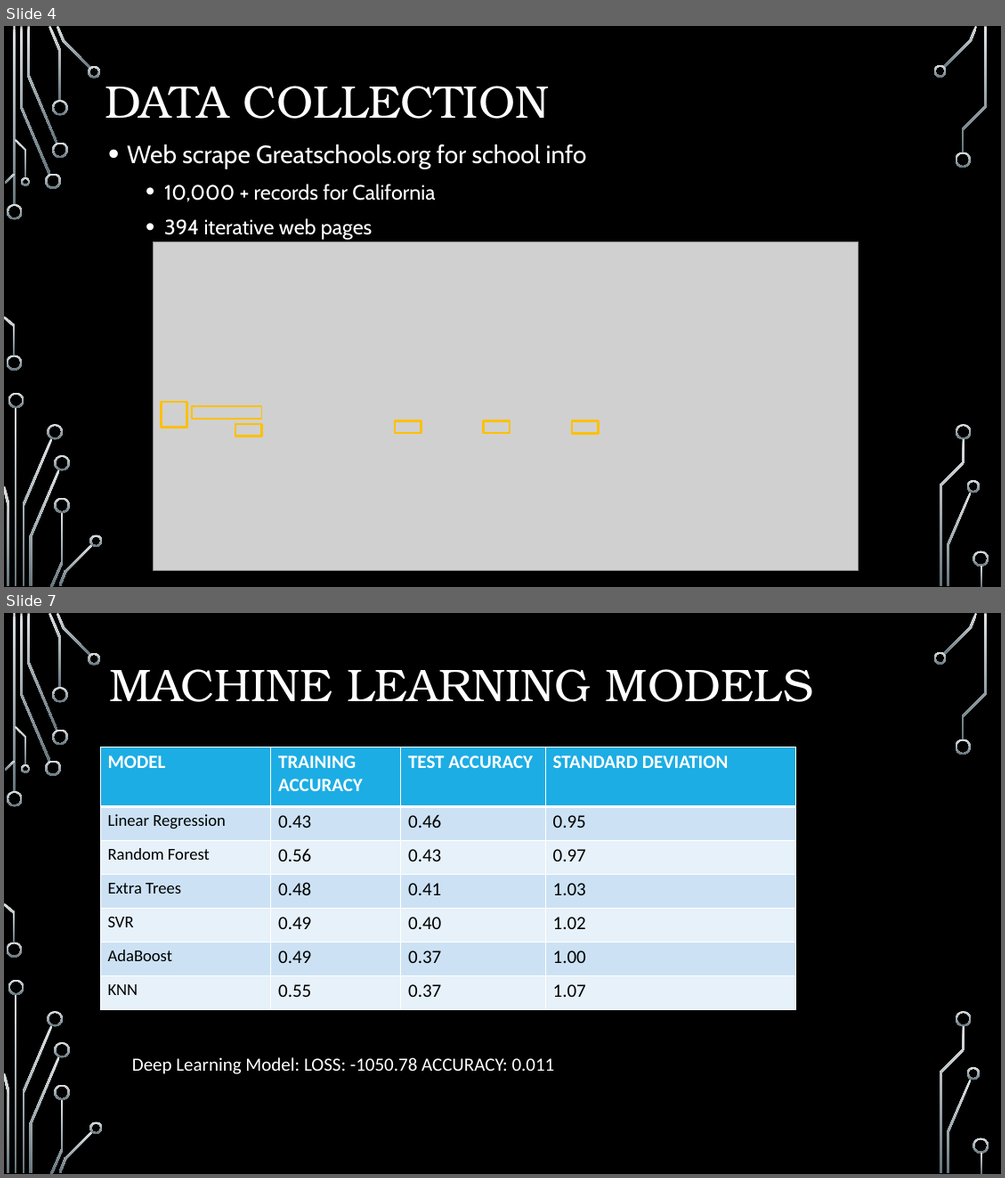
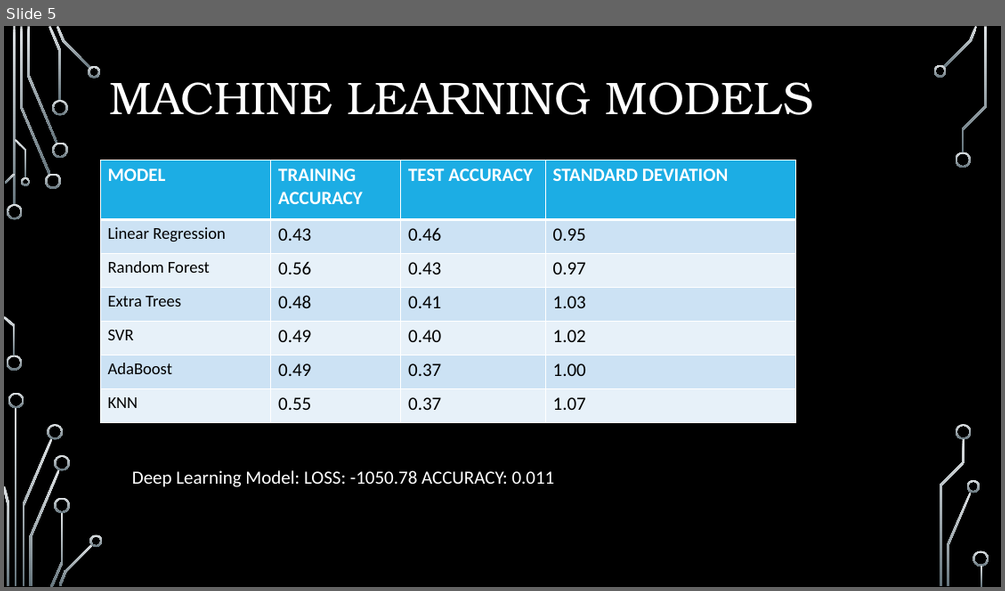
Before and after one commit to pkorat/ML-School-Rating-Prediction-Model, a slide deck: Final_Presentation_Project4.pptx. Shown one above the other, each under a label of ours: slides 4 and 7 before the commit, slide 5 after it; the slides between them are not shown. The pictures are 1005x1178 and 1005x591 pixels, drawn with LibreOffice and Linux fonts; fonts in the diff are those of the drawing; grey boxes stand for pictures; background and template pictures are left out. Boxes give left, top, right and bottom in pixels: in the first picture for what was removed or moved away, otherwise in the second. Text is boxed around its words. In the diff, an @@ line names an element or a change of style, - is before the commit and + after.

```diff
--- a/Final_Presentation_Project4.pptx
+++ b/Final_Presentation_Project4.pptx
@@ slide 4 removed at (4,26,1001,587), background picture (left out); not listed: 36 template elements that a slide beside it also shows @@
@@ title removed at (105,86,549,119) @@
-DATA COLLECTION
@@ text removed at (127,144,587,240) @@
-• Web scrape Greatschools.org for school info
-  • 10,000 + records for California
-  • 394 iterative web pages
@@ picture removed at (154,241,858,571) @@
@@ rectangle removed at (161,402,187,427) @@
@@ rectangle removed at (192,406,262,418) @@
@@ rectangle removed at (235,424,262,435) @@
@@ rectangle removed at (395,421,421,433) @@
@@ rectangle removed at (484,421,510,433) @@
@@ rectangle removed at (573,421,599,433) @@
@@ what was slide 7 is now slide 5 @@
```
Also in this commit, not shown: 5 slides changed, 3 slides added, 3 other slides removed, 1 other file.
